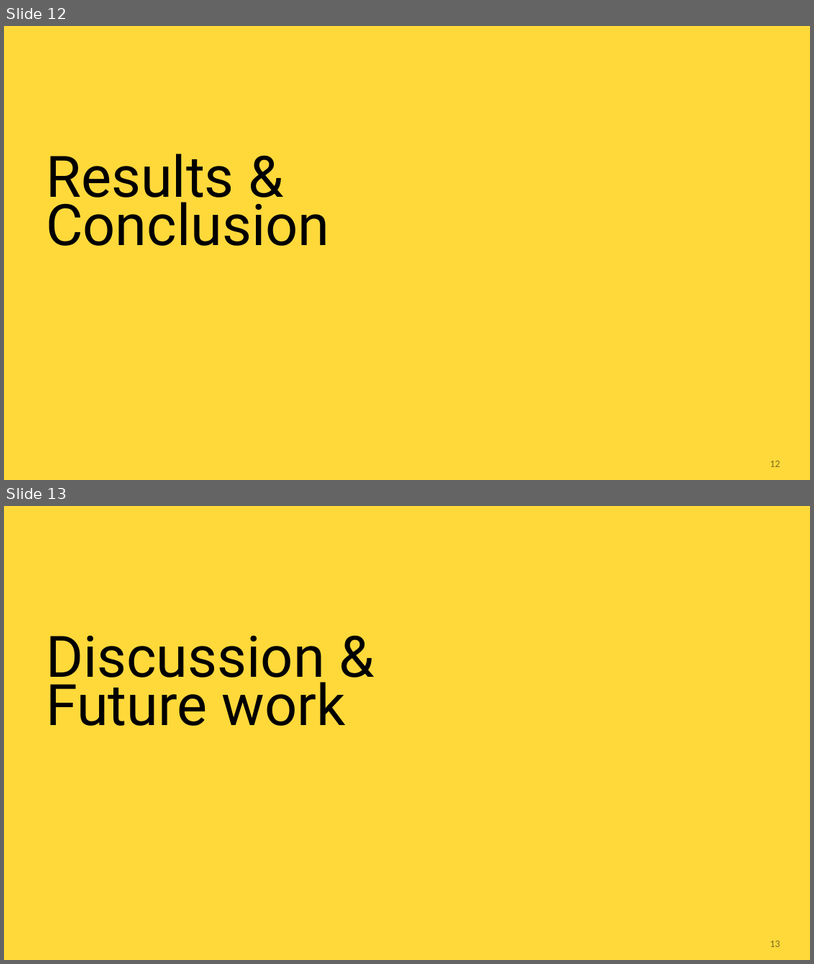
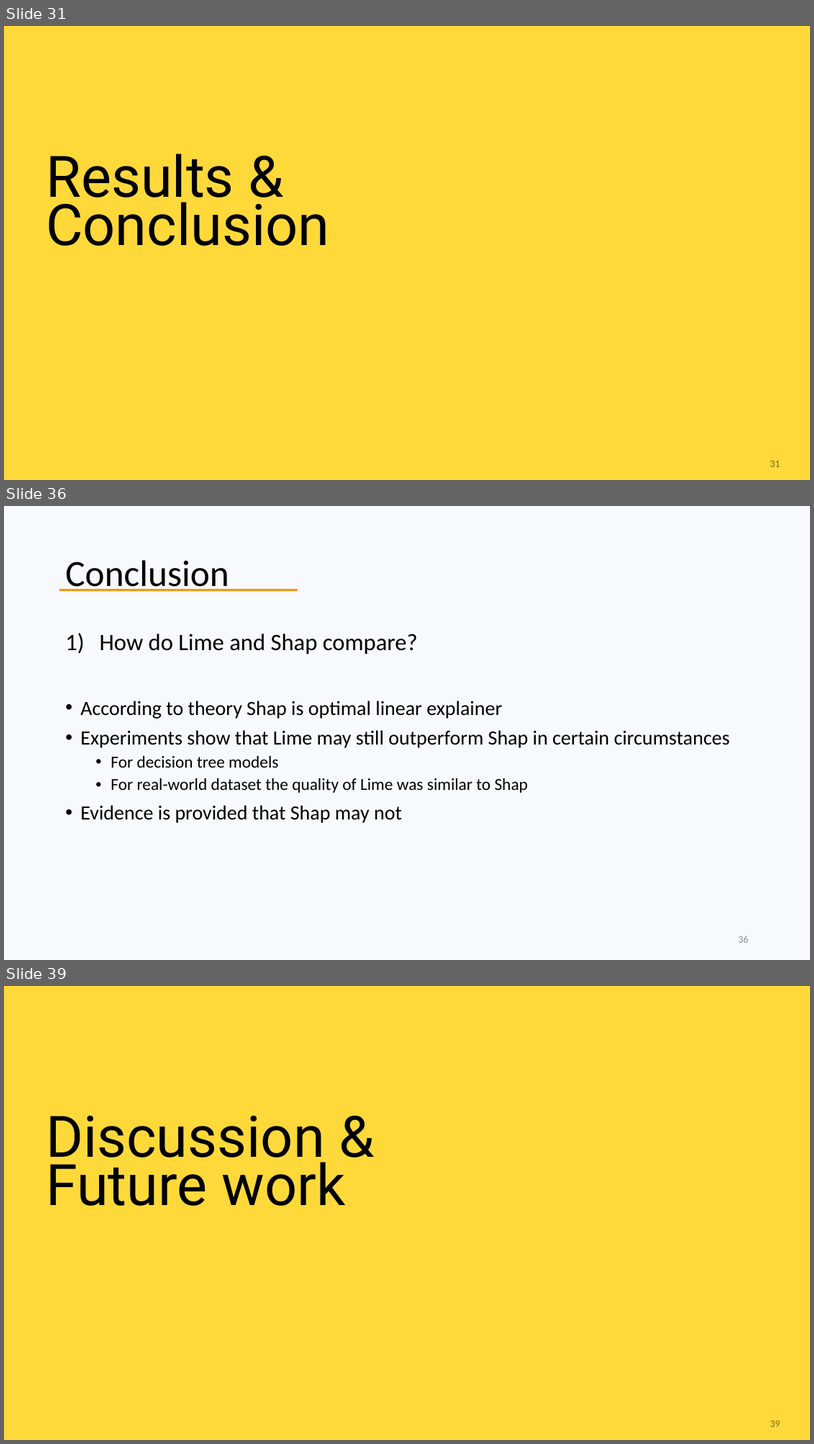
Before and after one commit to marnixm/lime_experiments, a slide deck: _Presentation/Thesis Marnix Maas (2020) - An assessment of black box model explainers.pptx. Shown one above the other, each under a label of ours: slides 12 and 13 before the commit, slides 31, 36 and 39 after it; the slides between them are not shown. The pictures are 814x964 and 814x1444 pixels, drawn with LibreOffice and Linux fonts; fonts in the diff are those of the drawing; background and template pictures are left out. Boxes give left, top, right and bottom in pixels: in the first picture for what was removed or moved away, otherwise in the second. Text is boxed around its words. In the diff, an @@ line names an element or a change of style, - is before the commit and + after.

```diff
--- a/_Presentation/Thesis Marnix Maas (2020) - An assessment of black box model explainers.pptx
+++ b/_Presentation/Thesis Marnix Maas (2020) - An assessment of black box model explainers.pptx
@@ slide 36 added at (4, 506, 810, 960), background #DAE3F3 at 20% opacity @@
@@ title added at (65, 560, 229, 591), 44 pt, text #000000 @@
+Conclusion
@@ rectangle added at (59, 589, 298, 591), fill #FF9500 @@
@@ text added at (80, 633, 730, 823), 24 pt, text #000000 @@
+1) How do Lime and Shap compare?
+• According to theory Shap is optimal linear explainer
+• Experiments show that Lime may still outperform Shap in certain circumstances
+  • For decision tree models
+  • For real-world dataset the quality of Lime was similar to Shap
+• Evidence is provided that Shap may not
@@ page number added at (738, 936, 748, 942), 12 pt, text #8C8C8C @@
+36
@@ what was slide 12 is now slide 31 @@
@@ page number at (770, 460, 780, 467): text changed @@
-12
+31
@@ what was slide 13 is now slide 39 @@
@@ page number at (770, 1420, 780, 1427): text changed @@
-13
+39
```
Also in this commit, not shown: 7 slides changed, 31 other slides added, 2 slides removed, 6 other files.
